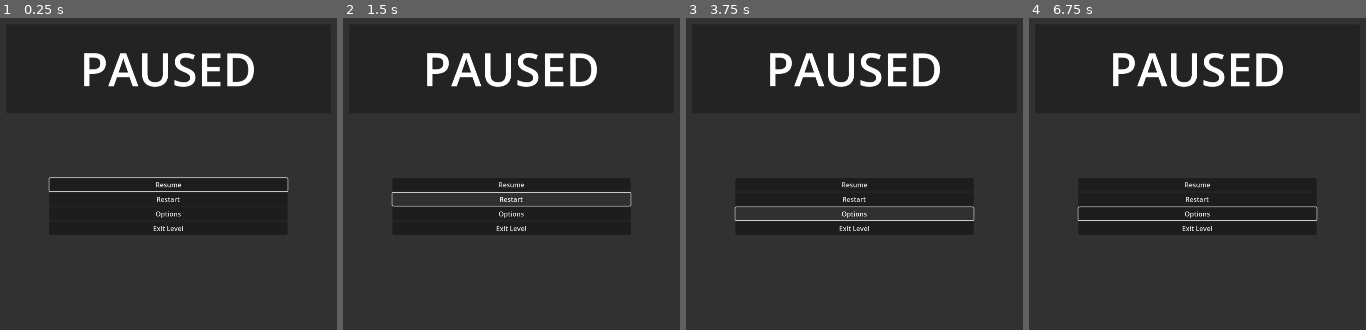
Above: before the commit, frames 1-4 (left to right).
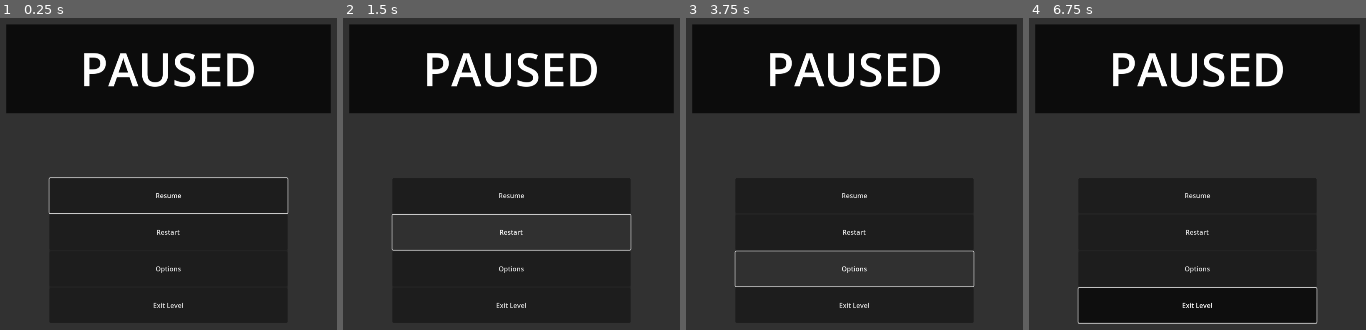
Above: after the commit, the same moments.

Repository: Nigel-Karunaratne/3DPlatformer_Godot4
Game: Godot game, scene res://ui_controls/pause_ui_control.tscn
Two runs of this game, one before a commit and one after it. Both use one fixed random seed, a clock stepped at 60 frames per second and the inputs below. The project has no main scene, so this scene is started directly.
Inputs (mouse positions are in pixels of both pictures, inside the frame that each line leads up to):
- Up to frame 1 (0.25 s): no input
- Up to frame 2 (1.5 s): click "Resume" at 0.5 s; click "Restart" at 1.25 s
- Up to frame 3 (3.75 s): click "Restart" at 2 s; click "Restart" at 2.75 s; click "Options" at 3.5 s
- Up to frame 4 (6.75 s): move the mouse to (outside the picture) at 4.27 s; hold D (move_right) 4.28-5.03 s; tap R at 4.35, 6.6 s; click (outside the picture) at 4.42 s; move the mouse to (1039, 230) at 5.02 s; hold S (move_back) 5.03-5.78 s; tap T at 5.1 s; click (1039, 230) at 5.17 s; move the mouse to (1278, 108) at 5.77 s; hold D (move_right) 5.78-6.53 s; hold F 5.78-6.53 s; click (1278, 108) at 5.92 s; move the mouse to (1157, 295) at 6.52 s; hold W (move_forward) from 6.53 s (still down); click (1157, 295) at 6.67 s

The runs differ from the first frame. In frame 1, 1.1% of the frame differs, in the area x 14-86%, y 52-93%; in frame 2, 1.8%; in frame 3, 2.1%; in frame 4, 9.2%, in the area x 14-86%, y 52-99%.
Error after the commit: Invalid call. Nonexistent function 'should_resume' in base 'Nil'. (res://scripts/pause_ui_controller.gd:38)

Commit message:
Added pausing
keys are esc / p / start (on controller)
cannot pause while dying
stops game nodes and timers from processing until unpaused

NOTE: removed game manager's temporary left click to die

Diff:
--- a/scripts/game_manager.gd
+++ b/scripts/game_manager.gd
@@ -26,6 +26,7 @@
 var d_collectable_current_label : Control
 var d_timer_label : Control
 @export var death_ui : DeathUIControl
+@export var pause_ui : PauseUIControl
 
 var _is_dying : bool = false
 
@@ -42,6 +43,9 @@
 	d_timer_label = game_ui.find_child("DTimerLabel", true)
 	d_collectable_current_label.text = str(0)
 	game_ui.find_child("DCollectableTotalLabel", true).text = str(level_collectable_count)
+
+	pause_ui.gm = self
+	pause_ui.visible = false
 
 	# TODO - Need to initalize variables? After then, start timer
 	# NOT collectables though - those are a seperate script
@@ -90,9 +94,12 @@
 	pass
 
 func _input(event):
-	if event is InputEventMouseButton:
-		print("mouse button event at ", event.position)
-		player_die()
+	# Pause
+	if Input.is_action_just_pressed("pause_game"):
+		if not get_tree().paused:
+			should_pause()
+		else:
+			should_resume()
 
 func player_die():
 	# Lock (need to finish dying before can die again)
@@ -123,3 +130,18 @@
 	# Unlock
 	_is_dying = false
 	return
+
+func should_pause():
+	# TODO : Check if can pause (cannot pause if dying)
+	if _is_dying:
+		return
+
+	pause_ui.setup_and_show()
+	Input.set_mouse_mode(Input.MOUSE_MODE_VISIBLE)
+	get_tree().paused = true
+
+func should_resume():
+	if get_tree().paused:
+		pause_ui.visible = false
+		Input.set_mouse_mode(Input.MOUSE_MODE_CAPTURED)
+		get_tree().paused = false
--- a/scripts/pause_ui_controller.gd
+++ b/scripts/pause_ui_controller.gd
@@ -7,6 +7,10 @@
 	reset_focus()
 	return
 
+func setup_and_show():
+	reset_focus()
+	visible = true
+
 
 func reset_focus():
 	$ButtonPanelContainer/ButtonVBoxContainer/ResumeBTN.grab_focus()
@@ -14,6 +18,7 @@
 
 
 func _on_resume_btn_pressed():
+	start_resuming()
 	pass
 
 
@@ -27,3 +32,8 @@
 
 func _on_exit_level_btn_pressed():
 	pass # Replace with function body.
+
+func start_resuming():
+	# TODO : Hide any dialogues/modals that are shown? idk if this is needed
+	gm.should_resume()
+	return
--- a/ui_controls/pause_ui_control.tscn
+++ b/ui_controls/pause_ui_control.tscn
@@ -1,9 +1,12 @@
-[gd_scene load_steps=4 format=3 uid="uid://bmqyyc6nr7ekg"]
+[gd_scene load_steps=5 format=3 uid="uid://bmqyyc6nr7ekg"]
 
 [ext_resource type="Script" path="res://scripts/pause_ui_controller.gd" id="1_51srv"]
 
 [sub_resource type="StyleBoxFlat" id="StyleBoxFlat_01w08"]
 bg_color = Color(0, 0, 0, 0.352941)
+
+[sub_resource type="StyleBoxFlat" id="StyleBoxFlat_h0j6y"]
+bg_color = Color(0, 0, 0, 0.756863)
 
 [sub_resource type="LabelSettings" id="LabelSettings_cdkbp"]
 font_size = 110
@@ -37,6 +40,7 @@
 offset_right = 390.0
 offset_bottom = 316.0
 grow_horizontal = 2
+theme_override_styles/panel = SubResource("StyleBoxFlat_h0j6y")
 
 [node name="PausedLabel" type="Label" parent="PausedPanelContainer"]
 layout_mode = 2
@@ -55,7 +59,7 @@
 offset_left = -286.0
 offset_top = -68.0
 offset_right = 286.0
-offset_bottom = 68.0
+offset_bottom = 280.0
 grow_horizontal = 2
 grow_vertical = 2
 
@@ -64,18 +68,22 @@
 
 [node name="ResumeBTN" type="Button" parent="ButtonPanelContainer/ButtonVBoxContainer"]
 layout_mode = 2
+size_flags_vertical = 3
 text = "Resume"
 
 [node name="RestartBTN" type="Button" parent="ButtonPanelContainer/ButtonVBoxContainer"]
 layout_mode = 2
+size_flags_vertical = 3
 text = "Restart"
 
 [node name="OptionsBTN" type="Button" parent="ButtonPanelContainer/ButtonVBoxContainer"]
 layout_mode = 2
+size_flags_vertical = 3
 text = "Options"
 
 [node name="ExitLevelBTN" type="Button" parent="ButtonPanelContainer/ButtonVBoxContainer"]
 layout_mode = 2
+size_flags_vertical = 3
 text = "Exit Level"
 
 [connection signal="pressed" from="ButtonPanelContainer/ButtonVBoxContainer/ResumeBTN" to="." method="_on_resume_btn_pressed"]
